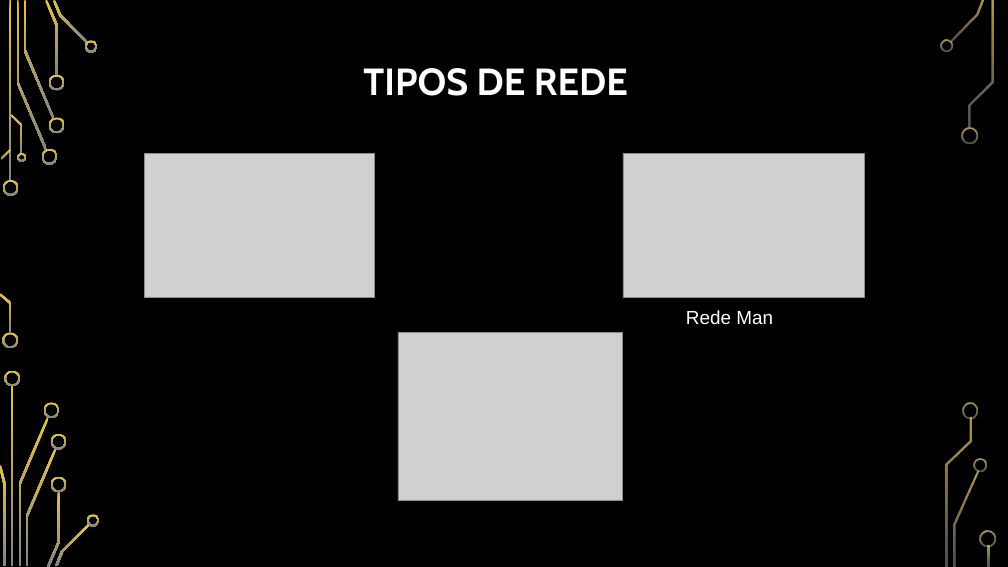
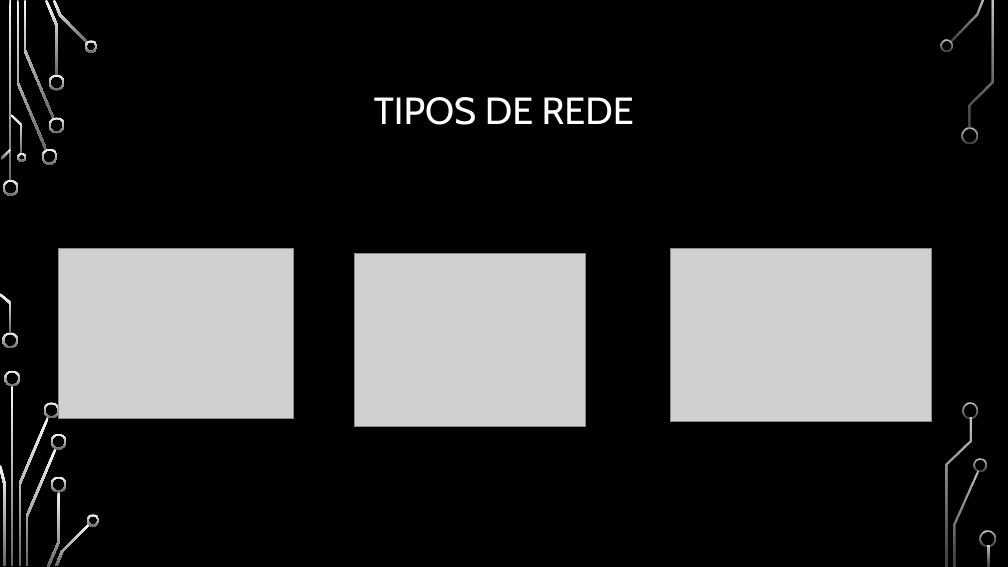
Before and after one commit to BrunoRicardo2/BrunoRicardo2, a slide deck: slide 7 of Trabalho Pratico.pptx. Drawn at 1008x567 pixels with LibreOffice and Linux fonts; fonts in the diff are those of the drawing; grey boxes stand for pictures; background and template pictures are left out. Boxes give left, top, right and bottom in pixels: in the first picture for what was removed or moved away, otherwise in the second. Text is boxed around its words. In the diff, an @@ line names an element or a change of style, - is before the commit and + after.

```diff
--- a/Trabalho Pratico.pptx
+++ b/Trabalho Pratico.pptx
@@ fill gradient #E5C243 to #848484 to gradient #F8F8F8 to #666666 in 36 elements at <box>3,180,19,196</box>, <box>2,333,18,349</box>, <box>17,1,47,150</box>, <box>42,149,57,165</box>, <box>23,1,54,119</box>, <box>45,0,58,76</box>, <box>48,117,64,133</box>, <box>48,75,64,91</box>, <box>53,0,88,44</box>, <box>85,40,98,52</box>, <box>1,149,11,160</box>, <box>0,293,11,333</box>, <box>11,114,23,154</box>, <box>17,153,26,162</box>, <box>11,386,14,566</box>, <box>18,417,48,566</box>, <box>5,371,20,386</box>, <box>0,465,5,566</box>, <box>44,402,60,418</box>, <box>26,448,57,566</box>, <box>47,492,60,567</box>, <box>51,434,67,450</box>, <box>51,476,67,492</box>, <box>55,523,90,566</box>, <box>87,514,100,526</box>, <box>950,0,985,42</box>, <box>940,39,953,52</box>, <box>962,127,978,143</box>, <box>954,471,979,566</box>, <box>974,459,987,472</box>, <box>969,1,994,129</box>, <box>963,402,979,418</box>, <box>946,417,972,566</box>, <box>980,531,996,547</box>, <box>988,545,990,566</box>, <box>9,1,11,181</box> @@
@@ title "TIPOS DE REDE": place and size @@
-title "TIPOS DE REDE" at <box>363,68,628,96</box>
+title "TIPOS DE REDE" at <box>374,97,634,125</box>
@@ title "TIPOS DE REDE" at <box>374,97,634,125</box>: bold off @@
@@ picture removed at <box>144,154,375,297</box> @@
@@ picture removed at <box>623,154,864,297</box> @@
@@ picture added at <box>59,248,294,419</box> @@
@@ picture added at <box>354,253,585,426</box> @@
@@ picture added at <box>671,248,932,421</box> @@
@@ text removed at <box>686,310,773,325</box> @@
-Rede Man
@@ picture removed at <box>398,333,623,501</box> @@
```
Also in this commit, not shown: 6 other slides changed, 1 slide added, 1 slide removed, 1 other file.
